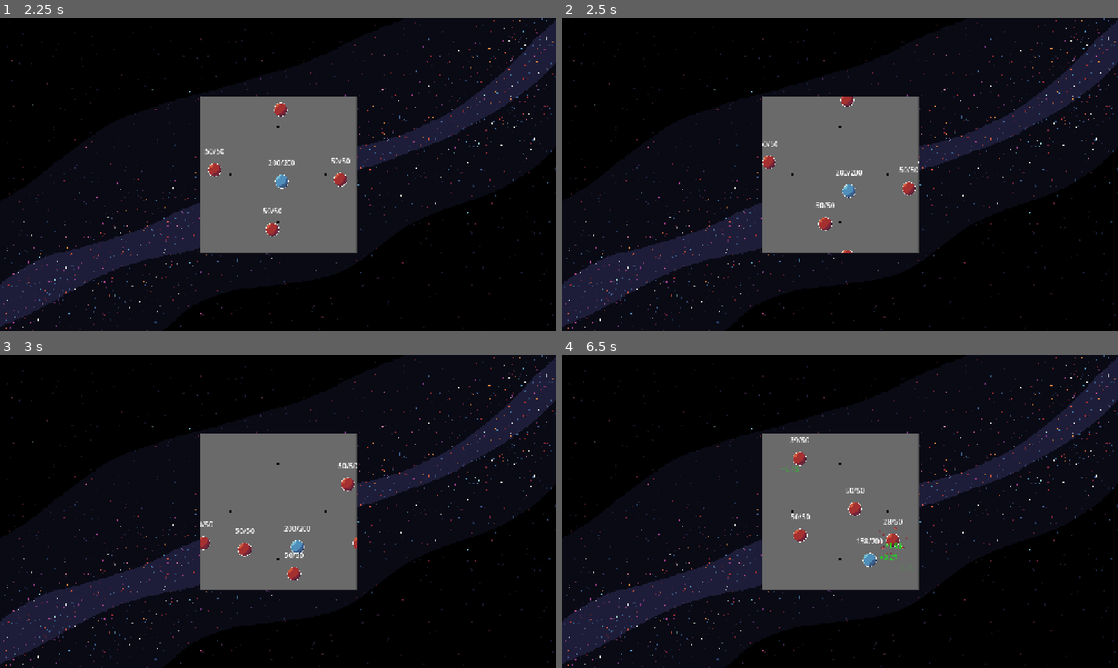
Above: before the commit, frames 1-4 (two rows, left to right).
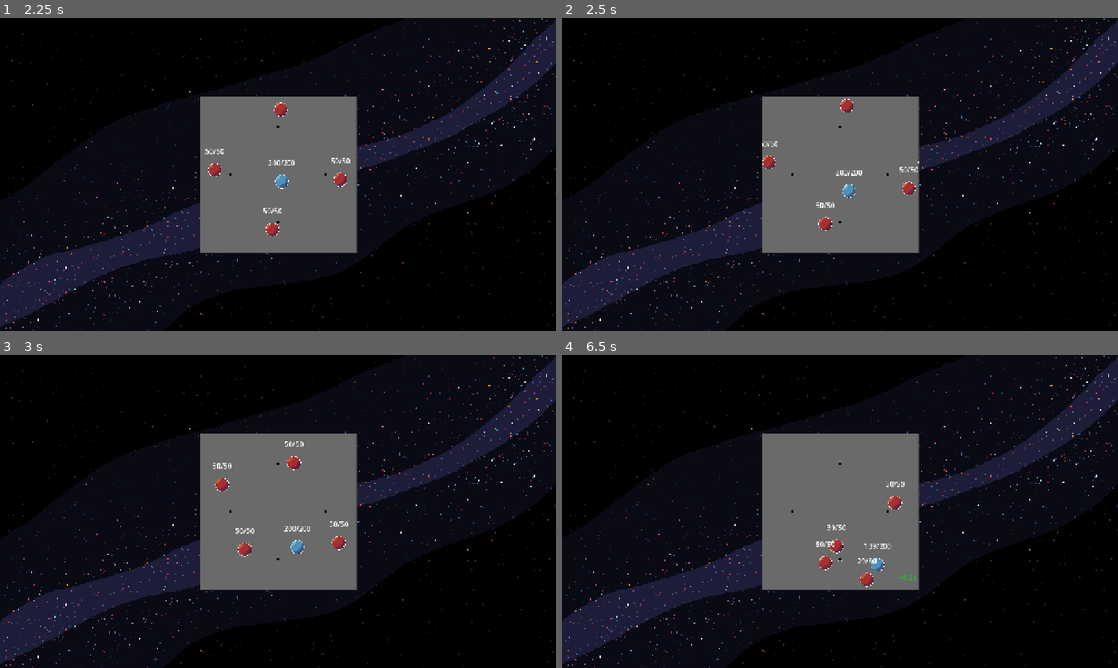
Above: after the commit, the same moments.

Repository: wespd/ball-fighter
Game: Godot game, scene res://Scenes/main_menu.tscn
Same seed, same stepped clock (60 frames per second), same inputs: the game is played once before the commit and once after it. The engine's default icon, where the game draws it, is replaced by a stand-in: a white triangle on a blue panel in a dark square.
Inputs (mouse positions are in pixels of both pictures, inside the frame that each line leads up to):
- Up to frame 1 (2.25 s): click "Play" at 0.5 s; click "Play" at 1.25 s; click "Continue" at 2 s
- Up to frame 2 (2.5 s): no input
- Up to frame 3 (3 s): move the mouse to (294, 536) at 2.77 s; click (294, 536) at 2.85 s
- Up to frame 4 (6.5 s): move the mouse to (873, 530) at 3.52 s; right-click (873, 530) at 3.6 s; move the mouse to (851, 455) at 4.27 s; click (851, 455) at 4.35 s; move the mouse to (862, 470) at 5.02 s; right-click (862, 470) at 5.1 s; move the mouse to (773, 480) at 5.77 s; click (773, 480) at 5.85 s

Frame 1 is identical in both runs. In frame 2, 0.1% of the frame differs, in the area x 50-53%, y 25-76%; in frame 3, 0.7%; in frame 4, 1.3%, in the area x 39-64%, y 26-75%.

Commit message:
asd

Diff:
--- a/Scenes/ball.tscn
+++ b/Scenes/ball.tscn
@@ -12,8 +12,8 @@
 radius = 16.0
 
 [node name="BallEnemy" type="CharacterBody2D" unique_id=1797804029]
-collision_layer = 5
-collision_mask = 5
+collision_layer = 7
+collision_mask = 7
 input_pickable = true
 script = ExtResource("1_41u45")
 speed = 100.0
@@ -54,4 +54,3 @@
 horizontal_alignment = 1
 vertical_alignment = 1
 script = ExtResource("3_376qj")
-metadata/_custom_type_script = "uid://chxtqsy5t4o55"
Not shown: 1 places in Scenes/ball.tscn that only renumber resources
Binary file added: Sprites/cursor_upgrade.png
